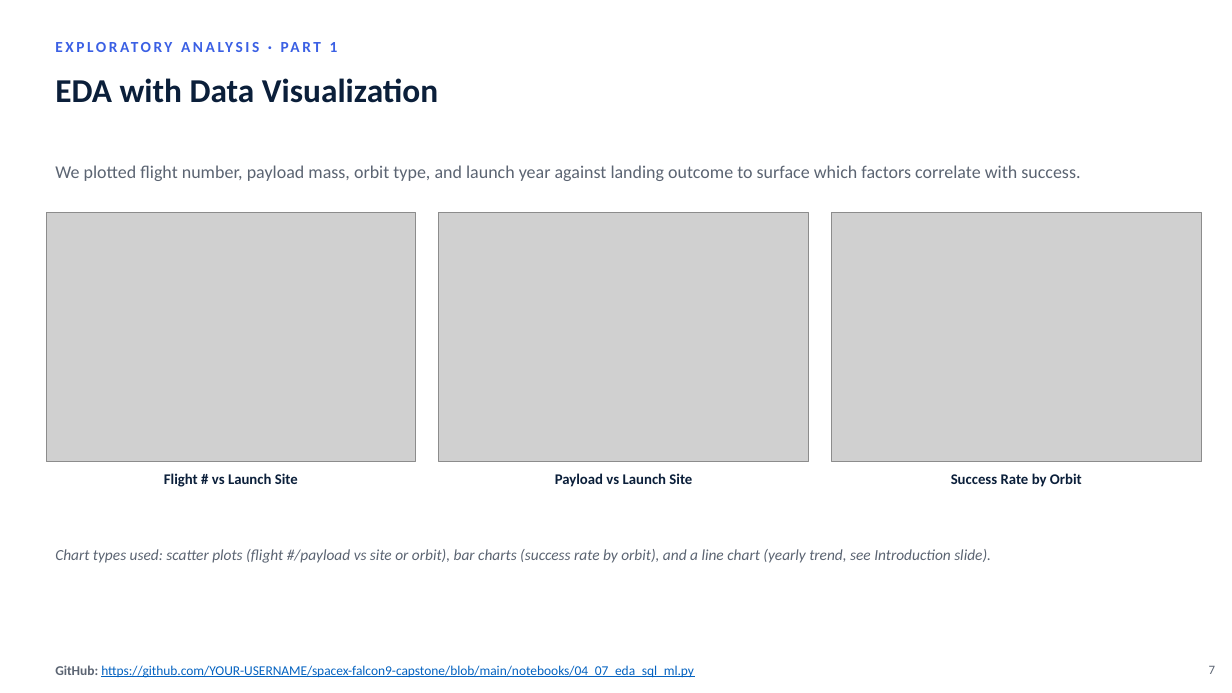
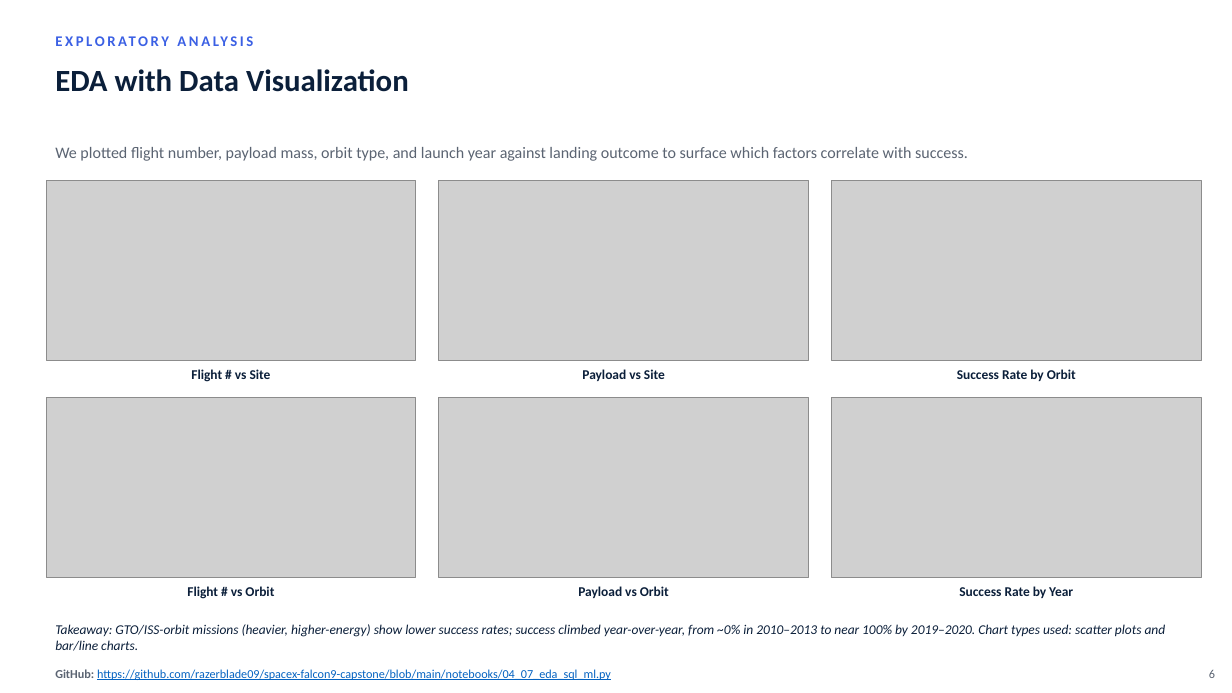
Before and after one commit to razerblade09/spacex-falcon9-capstone, a slide deck: slide 6 of Data_Science_Capstone_Presentation.pptx (slide 7 before the commit). Drawn at 1232x693 pixels with LibreOffice and Linux fonts; fonts in the diff are those of the drawing; grey boxes stand for pictures. Boxes give left, top, right and bottom in pixels: in the first picture for what was removed or moved away, otherwise in the second. Text is boxed around its words. In the diff, an @@ line names an element or a change of style, - is before the commit and + after.

```diff
--- a/Data_Science_Capstone_Presentation.pptx
+++ b/Data_Science_Capstone_Presentation.pptx
@@ text "EDA with Data Visualization" at (55, 69, 409, 92): size 26 to 24 pt @@
@@ text at (330, 42, 338, 52): text changed; size 12 to 11.5 pt @@
-EXPLORATORY ANALYSIS · PART 1
+EXPLORATORY ANALYSIS
@@ text "We plotted flight number, payload ...": place and size @@
-text "We plotted flight number, payload ..." at (55, 165, 1080, 181)
+text "We plotted flight number, payload ..." at (55, 147, 968, 161)
@@ text "We plotted flight number, payload ..." at (55, 147, 968, 161): size 14 to 12.5 pt @@
@@ picture: place and size @@
-picture at (46, 213, 416, 462)
+picture at (46, 180, 416, 360)
@@ picture: place and size @@
-picture at (439, 213, 809, 462)
+picture at (439, 180, 809, 360)
@@ picture: place and size @@
-picture at (832, 213, 1202, 462)
+picture at (832, 180, 1202, 360)
@@ text at (191, 369, 271, 382): text changed; size 11.5 to 10.5 pt @@
-Flight # vs Launch Site
+Flight # vs Site
@@ text at (582, 369, 665, 381): text changed; size 11.5 to 10.5 pt @@
-Payload vs Launch Site
+Payload vs Site
@@ text "Success Rate by Orbit": place and size @@
-text "Success Rate by Orbit" at (951, 473, 1082, 487)
+text "Success Rate by Orbit" at (957, 369, 1076, 381)
@@ text "Success Rate by Orbit" at (957, 369, 1076, 381): size 11.5 to 10.5 pt @@
@@ picture added at (46, 397, 416, 578) @@
@@ picture added at (439, 397, 809, 578) @@
@@ picture added at (832, 397, 1202, 578) @@
@@ text removed at (55, 549, 991, 563) @@
-Chart types used: scatter plots (flight #/payload vs site or orbit), bar charts (success rate by orbit), and a line chart (yearly trend, see Introduction slide).
@@ text added at (187, 586, 274, 599), 10.5 pt, text #0B1F3A, bold @@
+Flight # vs Orbit
@@ text added at (578, 586, 669, 598), 10.5 pt, text #0B1F3A, bold @@
+Payload vs Orbit
@@ text added at (959, 586, 1073, 598), 10.5 pt, text #0B1F3A, bold @@
+Success Rate by Year
@@ text added at (55, 624, 1166, 651), 10.5 pt, text #0B1F3A, italic @@
+Takeaway: GTO/ISS-orbit missions (heavier, higher-energy) show lower success rates; success climbed year-over-year, from ~0% in 2010–2013 to near 100% by 2019–2020. Chart types used: scatter plots and bar/line charts.
@@ text at (55, 669, 611, 680): text changed; size 10.5 to 9.5 pt @@
-GitHub: https://github.com/YOUR-USERNAME/spacex-falcon9-capstone/blob/main/notebooks/04_07_eda_sql_ml.py
+GitHub: https://github.com/razerblade09/spacex-falcon9-capstone/blob/main/notebooks/04_07_eda_sql_ml.py
@@ text removed at (1209, 666, 1215, 674) @@
-7
@@ text added at (1209, 670, 1215, 678), 9.5 pt, text #5B6472 @@
+6
```
Also in this commit, not shown: 11 other slides changed, 7 slides removed, 1 other file.
